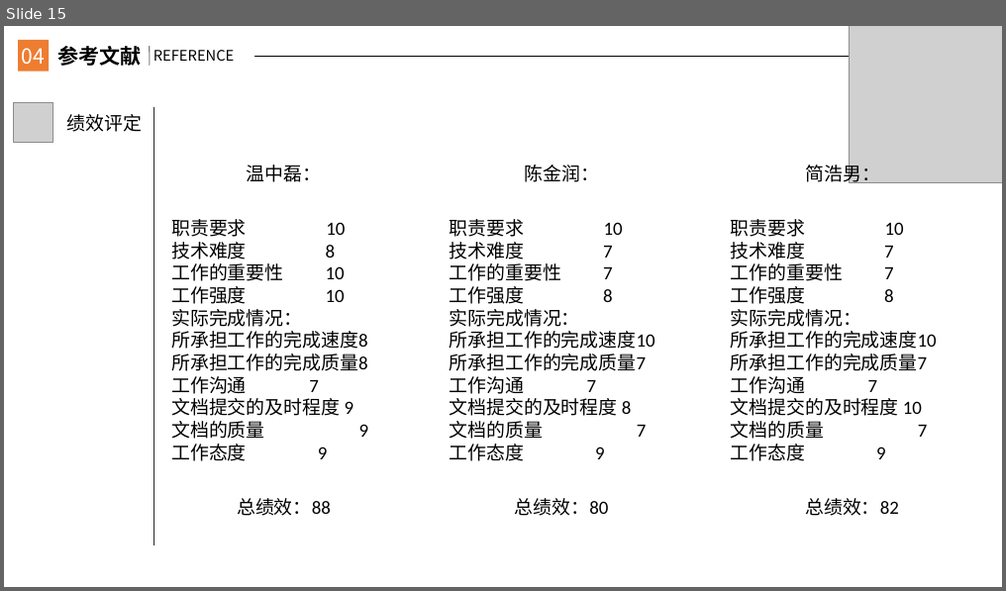
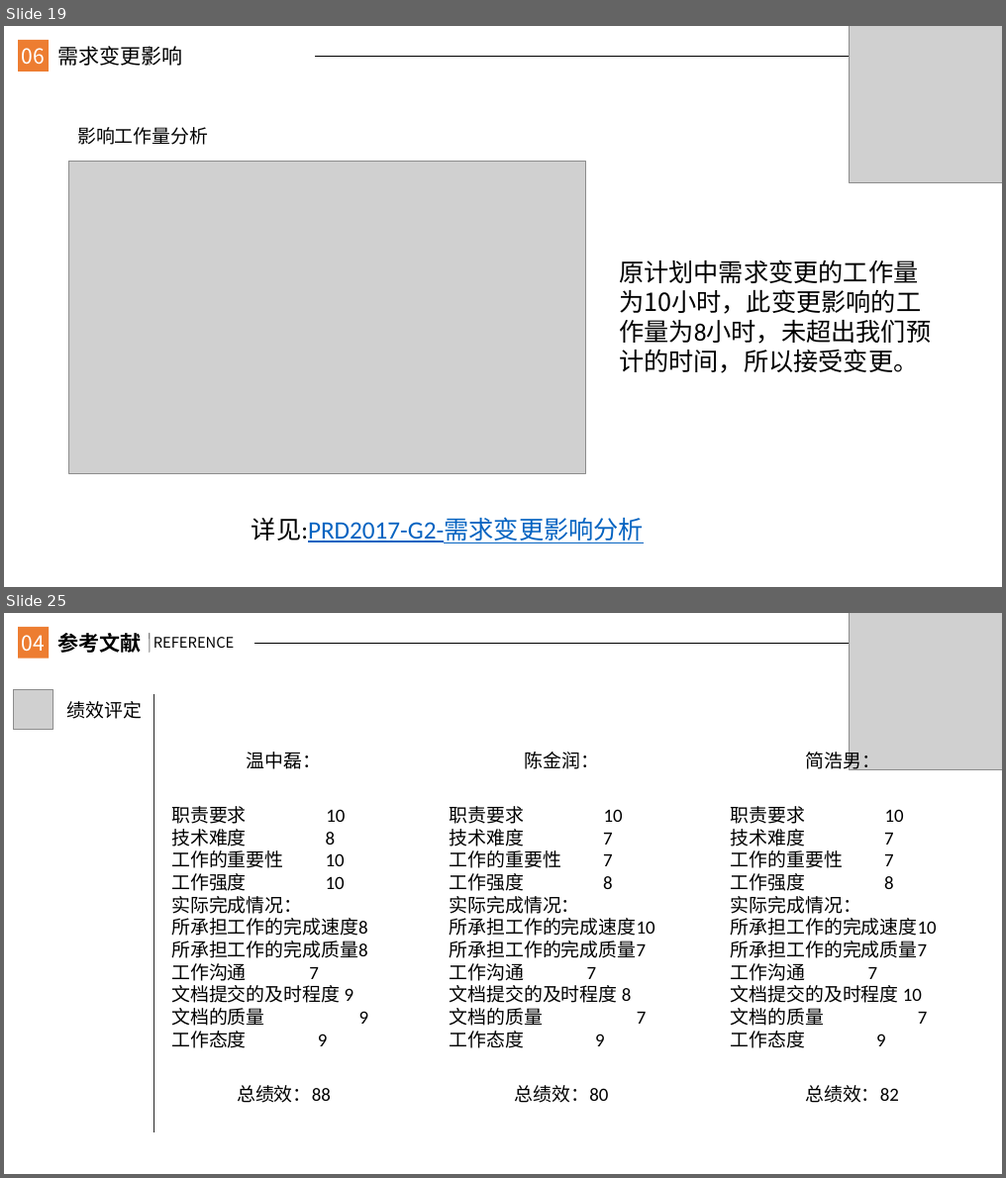
Before and after one commit to JanHonan/store, a slide deck: G2/软件工程系列课程教学辅助网站/非受控文档/楼静靓/PRD2017-G2-需求变更管理ppt.pptx. Shown one above the other, each under a label of ours: slide 15 before the commit, slides 19 and 25 after it; the slides between them are not shown. The pictures are 1006x591 and 1006x1178 pixels, drawn with LibreOffice and Linux fonts; fonts in the diff are those of the drawing; grey boxes stand for pictures. Boxes give left, top, right and bottom in pixels: in the first picture for what was removed or moved away, otherwise in the second. Text is boxed around its words. In the diff, an @@ line names an element or a change of style, - is before the commit and + after.

Commit message:
楼静靓 2018-01-13 修改需求变更管理ppt

```diff
--- a/G2/软件工程系列课程教学辅助网站/非受控文档/楼静靓/PRD2017-G2-需求变更管理ppt.pptx
+++ b/G2/软件工程系列课程教学辅助网站/非受控文档/楼静靓/PRD2017-G2-需求变更管理ppt.pptx
@@ slide 19 added at [4,26,1002,587], background #FFFFFF @@
@@ rectangle added at [18,40,49,71], fill #ED7D31 @@
@@ text added at [22,48,45,65], 20 pt, text #FFFFFF @@
+06
@@ text added at [58,46,183,66], 20 pt, text #000000 @@
+需求变更影响
@@ line added from (150, 46) to (150, 65), #000000 1 pt @@
@@ picture added at [848,26,1002,182] @@
@@ line added from (316, 56) to (1002, 56), #000000 0.5 pt @@
@@ text added at [77,127,208,145], 18 pt, text #000000 @@
+影响工作量分析
@@ picture added at [68,161,586,473] @@
@@ text added at [619,260,931,373], 24 pt, text #000000 @@
+原计划中需求变更的工作量为10小时，此变更影响的工作量为8小时，未超出我们预计的时间，所以接受变更。
@@ text added at [252,517,644,544], 24 pt, text #0563C1, underline @@
+详见:PRD2017-G2-需求变更影响分析
@@ what was slide 15 is now slide 25 @@
```
Also in this commit, not shown: 9 slides changed, 13 other slides added, 4 slides removed.
